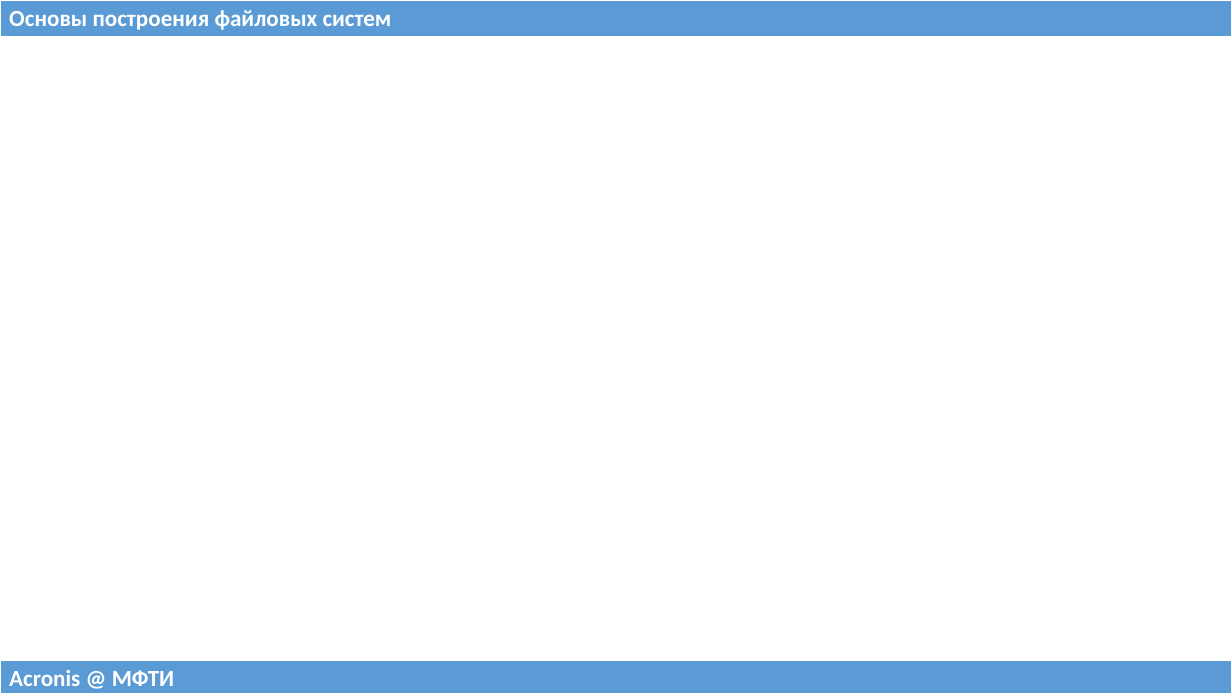
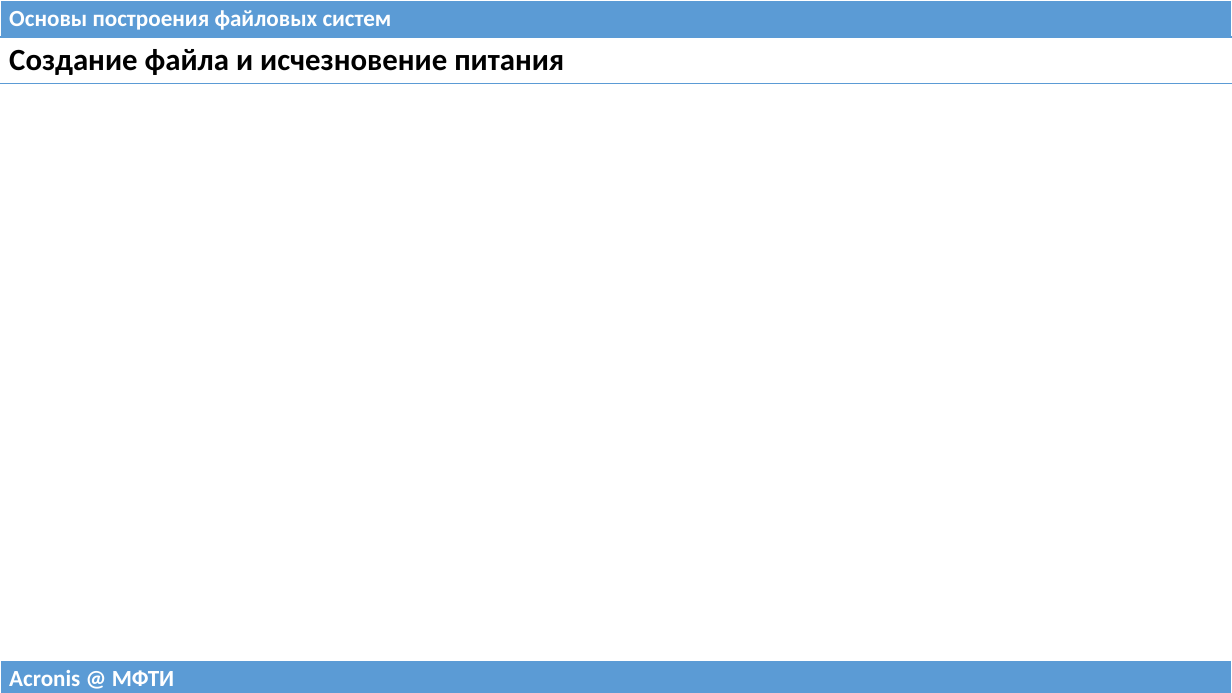
Before and after one commit to 75cc8545e7b021ed280ed0ef99fc7fc4/filesystems-101, a slide deck: slide 2 of talks/src/class04.pptx (slide 30 before the commit). Drawn at 1232x693 pixels with LibreOffice and Linux fonts; fonts in the diff are those of the drawing. Boxes give left, top, right and bottom in pixels: in the first picture for what was removed or moved away, otherwise in the second. Text is boxed around its words. In the diff, an @@ line names an element or a change of style, - is before the commit and + after.

```diff
--- a/talks/src/class04.pptx
+++ b/talks/src/class04.pptx
@@ table added at (0, 37, 1232, 83), 1 rows, 1 columns @@
+Создание файла и исчезновение питания
```
Also in this commit, not shown: 1 other slide changed, 33 slides added, 27 slides removed, 2 other files.
